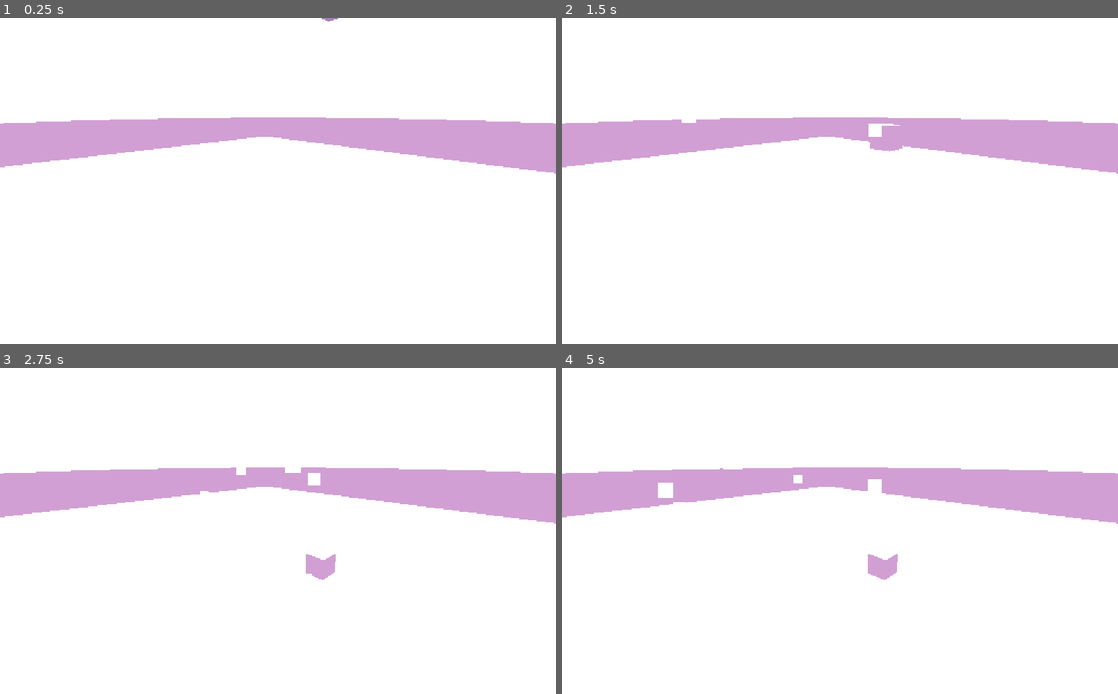
Above: before the commit, frames 1-4 (two rows, left to right).
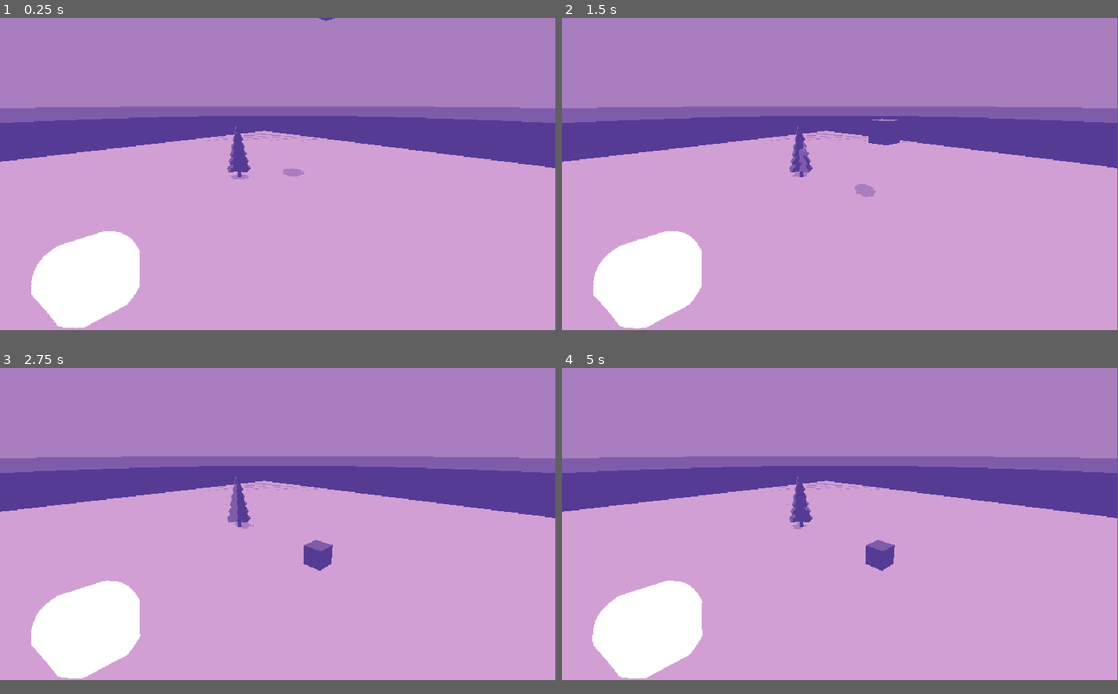
Above: after the commit, the same moments.

Repository: astrellon/GodotThing
Game: Godot game, scene res://main3d.tscn
Same seed, same stepped clock (60 frames per second), same inputs: the game is played once before the commit and once after it.
Inputs:
- Up to frame 1 (0.25 s): no input
- Up to frame 2 (1.5 s): hold Right (ui_right) 0.53-1.28 s; hold Down (ui_down) from 1.28 s (still down)
- Up to frame 3 (2.75 s): release Down (ui_down) at 2.03 s; hold Right (ui_right) from 2.03 s (still down)
- Up to frame 4 (5 s): release Right (ui_right) at 2.78 s; hold Up (ui_up) 2.78-3.53 s; hold Left (ui_left) from 3.53 s (still down)
In our replay, the window is 800x469 before the commit and 799x449 after it. These sizes can differ from the game's own. Grey fills any space a smaller window leaves; there, only what the larger window draws over its background counts as a difference.

The runs differ from the first frame. In frame 1, 90% of the frame differs, in the area x 0-100%, y 0-96%; in frame 2, 90%; in frame 3, 90%; in frame 4, 90%.

Commit message:
- Added a tree with moving light to test screen shader.

Diff:
--- /dev/null
+++ b/OmniLight.gd
@@ -0,0 +1,21 @@
+extends OmniLight
+
+# class member variables go here, for example:
+# var a = 2
+# var b = "textvar"
+
+func _ready():
+	# Called every time the node is added to the scene.
+	# Initialization here
+	pass
+
+var angle = atan2(self.translation.x, self.translation.z);
+var radius = sqrt(self.translation.x * self.translation.x + self.translation.z + self.translation.z);
+
+func _process(delta):
+#	# Called every frame. Delta is time since last frame.
+#	# Update game logic here.
+	angle += delta * 1.5;
+
+	self.translation.x = cos(angle) * radius;
+	self.translation.z = sin(angle) * radius;
--- a/main3d.tscn
+++ b/main3d.tscn
@@ -1,7 +1,9 @@
-[gd_scene load_steps=15 format=2]
+[gd_scene load_steps=19 format=2]
 
 [ext_resource path="res://models/box.obj" type="ArrayMesh" id=1]
 [ext_resource path="res://models/squarePixel.png" type="Texture" id=2]
+[ext_resource path="res://models/trees/tree.obj" type="ArrayMesh" id=3]
+[ext_resource path="res://OmniLight.gd" type="Script" id=4]
 
 [sub_resource type="SpatialMaterial" id=1]
 
@@ -54,11 +56,170 @@
 proximity_fade_enable = false
 distance_fade_enable = false
 
+[sub_resource type="BoxShape" id=2]
+
+extents = Vector3( 50, 1, 50 )
+
+[sub_resource type="CubeMesh" id=3]
+
+size = Vector3( 2, 2, 2 )
+subdivide_width = 0
+subdivide_height = 0
+subdivide_depth = 0
+
+[sub_resource type="SpatialMaterial" id=4]
+
+render_priority = 0
+flags_transparent = false
+flags_unshaded = false
+flags_vertex_lighting = false
+flags_no_depth_test = false
+flags_use_point_size = false
+flags_world_triplanar = false
+flags_fixed_size = false
+flags_albedo_tex_force_srgb = false
+vertex_color_use_as_albedo = false
+vertex_color_is_srgb = false
+params_diffuse_mode = 0
+params_specular_mode = 0
+params_blend_mode = 0
+params_cull_mode = 0
+params_depth_draw_mode = 0
+params_line_width = 1.0
+params_point_size = 1.0
+params_billboard_mode = 0
+params_grow = false
+params_use_alpha_scissor = false
+albedo_color = Color( 0.269531, 0.269531, 0.269531, 1 )
+metallic = 0.0
+metallic_specular = 0.5
+metallic_texture_channel = 0
+roughness = 0.0
+roughness_texture_channel = 0
+emission_enabled = false
+normal_enabled = false
+rim_enabled = false
+clearcoat_enabled = false
+anisotropy_enabled = false
+ao_enabled = false
+depth_enabled = false
+subsurf_scatter_enabled = false
+transmission_enabled = false
+refraction_enabled = false
+detail_enabled = false
+uv1_scale = Vector3( 1, 1, 1 )
+uv1_offset = Vector3( 0, 0, 0 )
+uv1_triplanar = false
+uv1_triplanar_sharpness = 1.0
+uv2_scale = Vector3( 1, 1, 1 )
+uv2_offset = Vector3( 0, 0, 0 )
+uv2_triplanar = false
+uv2_triplanar_sharpness = 1.0
+proximity_fade_enable = false
+distance_fade_enable = false
+_sections_unfolded = [ "Albedo" ]
+
 [sub_resource type="BoxShape" id=5]
 
-extents = Vector3( 50, 1, 50 )
-
-[sub_resource type="ProceduralSky" id=7]
+extents = Vector3( 1, 1, 1 )
+
+[sub_resource type="ParticlesMaterial" id=6]
+
+render_priority = 0
+trail_divisor = 1
+emission_shape = 1
+emission_sphere_radius = 8.0
+flag_align_y = false
+flag_rotate_y = false
+flag_disable_z = false
+spread = 45.0
+flatness = 0.0
+gravity = Vector3( 0, 0, 0 )
+initial_velocity = 1.0
+initial_velocity_random = 0.0
+angular_velocity = 0.0
+angular_velocity_random = 0.0
+linear_accel = 0.0
+linear_accel_random = 0.0
+radial_accel = 0.0
+radial_accel_random = 0.0
+tangential_accel = 0.0
+tangential_accel_random = 0.0
+damping = 0.0
+damping_random = 0.0
+angle = 0.0
+angle_random = 0.0
+scale = 1.0
+scale_random = 0.0
+color = Color( 1, 1, 1, 1 )
+hue_variation = 0.0
+hue_variation_random = 0.0
+anim_speed = 0.0
+anim_speed_random = 0.0
+anim_offset = 0.0
+anim_offset_random = 0.0
+anim_loop = false
+_sections_unfolded = [ "Color", "Flags", "Gravity" ]
+
+[sub_resource type="SpatialMaterial" id=7]
+
+render_priority = 0
+flags_transparent = true
+flags_unshaded = true
+flags_vertex_lighting = false
+flags_no_depth_test = false
+flags_use_point_size = false
+flags_world_triplanar = false
+flags_fixed_size = false
+flags_albedo_tex_force_srgb = false
+vertex_color_use_as_albedo = false
+vertex_color_is_srgb = false
+params_diffuse_mode = 0
+params_specular_mode = 4
+params_blend_mode = 1
+params_cull_mode = 0
+params_depth_draw_mode = 0
+params_line_width = 1.0
+params_point_size = 1.0
+params_billboard_mode = 1
+params_grow = false
+params_use_alpha_scissor = false
+albedo_color = Color( 1, 1, 1, 1 )
+albedo_texture = ExtResource( 2 )
+metallic = 0.0
+metallic_specular = 0.5
+metallic_texture_channel = 0
+roughness = 0.0
+roughness_texture_channel = 0
+emission_enabled = false
+normal_enabled = false
+rim_enabled = false
+clearcoat_enabled = false
+anisotropy_enabled = false
+ao_enabled = false
+depth_enabled = false
+subsurf_scatter_enabled = false
+transmission_enabled = false
+refraction_enabled = false
+detail_enabled = false
+uv1_scale = Vector3( 1, 1, 1 )
+uv1_offset = Vector3( 0, 0, 0 )
+uv1_triplanar = false
+uv1_triplanar_sharpness = 1.0
+uv2_scale = Vector3( 1, 1, 1 )
+uv2_offset = Vector3( 0, 0, 0 )
+uv2_triplanar = false
+uv2_triplanar_sharpness = 1.0
+proximity_fade_enable = false
+distance_fade_enable = false
+_sections_unfolded = [ "Albedo", "Flags", "Parameters", "Vertex Color" ]
+
+[sub_resource type="QuadMesh" id=8]
+
+material = SubResource( 7 )
+size = Vector2( 1, 1 )
+
+[sub_resource type="ProceduralSky" id=9]
 
 radiance_size = 4
 sky_top_color = Color( 0.0470588, 0.454902, 0.976471, 1 )
@@ -159,15 +320,50 @@
 adjustment_saturation = 1.0
 _sections_unfolded = [ "Ambient Light", "Background" ]
 
-[sub_resource type="CubeMesh" id=2]
-
-size = Vector3( 2, 2, 2 )
-subdivide_width = 0
-subdivide_height = 0
-subdivide_depth = 0
-
-[sub_resource type="SpatialMaterial" id=3]
-
+[sub_resource type="ViewportTexture" id=11]
+
+resource_local_to_scene = true
+flags = 0
+viewport_path = NodePath("Viewport")
+
+[sub_resource type="Shader" id=12]
+
+code = "shader_type canvas_item;
+
+uniform vec4 color_0 = vec4(0, 0, 0, 1);
+uniform vec4 color_1 = vec4(0.25, 0.25, 0.25, 1);
+uniform vec4 color_2 = vec4(0.5, 0.5, 0.5, 1);
+uniform vec4 color_3 = vec4(0.75, 0.75, 0.75, 1);
+uniform vec4 color_4 = vec4(1, 1, 1, 1);
+
+float to_greyscale(vec4 colour)
+{
+	//return (colour.r + colour.g + colour.b) / 3.0;
+	return 0.2126 * colour.r + 0.7152 * colour.g + 0.0722 * colour.b;
+}
+
+void fragment()
+{
+	vec4 col = texture(SCREEN_TEXTURE, SCREEN_UV);
+	float greyscale = to_greyscale(col);
+	COLOR = greyscale > 0.8 ? color_4 : (greyscale > 0.625 ? color_3 : (greyscale > 0.375 ? color_2 : ( greyscale > 0.125  ? color_1: color_0)));
+}"
+_sections_unfolded = [ "Resource" ]
+
+[sub_resource type="ShaderMaterial" id=13]
+
+render_priority = 0
+shader = SubResource( 12 )
+shader_param/color_0 = Plane( 0.341176, 0.235294, 0.588235, 1 )
+shader_param/color_1 = Plane( 0.501961, 0.364706, 0.670588, 1 )
+shader_param/color_2 = Plane( 0.662745, 0.498039, 0.752941, 1 )
+shader_param/color_3 = Plane( 0.823529, 0.627451, 0.835294, 1 )
+shader_param/color_4 = Plane( 1, 1, 1, 1 )
+_sections_unfolded = [ "shader_param" ]
+
+[sub_resource type="SpatialMaterial" id=14]
+
+resource_name = "mat1.001"
 render_priority = 0
 flags_transparent = false
 flags_unshaded = false
@@ -179,7 +375,7 @@
 flags_albedo_tex_force_srgb = false
 vertex_color_use_as_albedo = false
 vertex_color_is_srgb = false
-params_diffuse_mode = 0
+params_diffuse_mode = 4
 params_specular_mode = 0
 params_blend_mode = 0
 params_cull_mode = 0
@@ -189,11 +385,11 @@
 params_billboard_mode = 0
 params_grow = false
 params_use_alpha_scissor = false
-albedo_color = Color( 0.269531, 0.269531, 0.269531, 1 )
-metallic = 0.0
-metallic_specular = 0.5
+albedo_color = Color( 0.131321, 0.246094, 0.0480652, 1 )
+metallic = 1.0
+metallic_specular = 1.0
 metallic_texture_channel = 0
-roughness = 0.0
+roughness = 0.5
 roughness_texture_channel = 0
 emission_enabled = false
 normal_enabled = false
@@ -216,142 +412,7 @@
 uv2_triplanar_sharpness = 1.0
 proximity_fade_enable = false
 distance_fade_enable = false
-_sections_unfolded = [ "Albedo" ]
-
-[sub_resource type="BoxShape" id=4]
-
-extents = Vector3( 1, 1, 1 )
-
-[sub_resource type="Shader" id=8]
-
-code = "shader_type canvas_item;
-
-uniform vec4 color_0 = vec4(0, 0, 0, 1);
-uniform vec4 color_1 = vec4(0.25, 0.25, 0.25, 1);
-uniform vec4 color_2 = vec4(0.5, 0.5, 0.5, 1);
-uniform vec4 color_3 = vec4(0.75, 0.75, 0.75, 1);
-uniform vec4 color_4 = vec4(1, 1, 1, 1);
-
-float to_greyscale(vec4 colour)
-{
-	//return (colour.r + colour.g + colour.b) / 3.0;
-	return 0.2126 * colour.r + 0.7152 * colour.g + 0.0722 * colour.b;
-}
-
-void fragment()
-{
-	vec4 col = texture(SCREEN_TEXTURE, SCREEN_UV);
-	float greyscale = to_greyscale(col);
-	COLOR = greyscale > 0.875 ? color_4 : (greyscale > 0.625 ? color_3 : (greyscale > 0.375 ? color_2 : ( greyscale > 0.125  ? color_1: color_0)));
-}"
-_sections_unfolded = [ "Resource" ]
-
-[sub_resource type="ShaderMaterial" id=13]
-
-render_priority = 0
-shader = SubResource( 8 )
-shader_param/color_0 = Plane( 0.341176, 0.235294, 0.588235, 1 )
-shader_param/color_1 = Plane( 0.501961, 0.364706, 0.670588, 1 )
-shader_param/color_2 = Plane( 0.662745, 0.498039, 0.752941, 1 )
-shader_param/color_3 = Plane( 0.823529, 0.627451, 0.835294, 1 )
-shader_param/color_4 = null
-_sections_unfolded = [ "shader_param" ]
-
-[sub_resource type="ParticlesMaterial" id=10]
-
-render_priority = 0
-trail_divisor = 1
-emission_shape = 1
-emission_sphere_radius = 8.0
-flag_align_y = false
-flag_rotate_y = false
-flag_disable_z = false
-spread = 45.0
-flatness = 0.0
-gravity = Vector3( 0, 0, 0 )
-initial_velocity = 1.0
-initial_velocity_random = 0.0
-angular_velocity = 0.0
-angular_velocity_random = 0.0
-linear_accel = 0.0
-linear_accel_random = 0.0
-radial_accel = 0.0
-radial_accel_random = 0.0
-tangential_accel = 0.0
-tangential_accel_random = 0.0
-damping = 0.0
-damping_random = 0.0
-angle = 0.0
-angle_random = 0.0
-scale = 1.0
-scale_random = 0.0
-color = Color( 1, 1, 1, 1 )
-hue_variation = 0.0
-hue_variation_random = 0.0
-anim_speed = 0.0
-anim_speed_random = 0.0
-anim_offset = 0.0
-anim_offset_random = 0.0
-anim_loop = false
-_sections_unfolded = [ "Color", "Flags", "Gravity" ]
-
-[sub_resource type="SpatialMaterial" id=11]
-
-render_priority = 0
-flags_transparent = true
-flags_unshaded = true
-flags_vertex_lighting = false
-flags_no_depth_test = false
-flags_use_point_size = false
-flags_world_triplanar = false
-flags_fixed_size = false
-flags_albedo_tex_force_srgb = false
-vertex_color_use_as_albedo = false
-vertex_color_is_srgb = false
-params_diffuse_mode = 0
-params_specular_mode = 4
-params_blend_mode = 1
-params_cull_mode = 0
-params_depth_draw_mode = 0
-params_line_width = 1.0
-params_point_size = 1.0
-params_billboard_mode = 1
-params_grow = false
-params_use_alpha_scissor = false
-albedo_color = Color( 1, 1, 1, 1 )
-albedo_texture = ExtResource( 2 )
-metallic = 0.0
-metallic_specular = 0.5
-metallic_texture_channel = 0
-roughness = 0.0
-roughness_texture_channel = 0
-emission_enabled = false
-normal_enabled = false
-rim_enabled = false
-clearcoat_enabled = false
-anisotropy_enabled = false
-ao_enabled = false
-depth_enabled = false
-subsurf_scatter_enabled = false
-transmission_enabled = false
-refraction_enabled = false
-detail_enabled = false
-uv1_scale = Vector3( 1, 1, 1 )
-uv1_offset = Vector3( 0, 0, 0 )
-uv1_triplanar = false
-uv1_triplanar_sharpness = 1.0
-uv2_scale = Vector3( 1, 1, 1 )
-uv2_offset = Vector3( 0, 0, 0 )
-uv2_triplanar = false
-uv2_triplanar_sharpness = 1.0
-proximity_fade_enable = false
-distance_fade_enable = false
-_sections_unfolded = [ "Albedo", "Flags", "Parameters", "Vertex Color" ]
-
-[sub_resource type="QuadMesh" id=12]
-
-material = SubResource( 11 )
-size = Vector2( 1, 1 )
+_sections_unfolded = [ "Albedo", "Detail", "Metallic", "Parameters", "Refraction", "Roughness" ]
 
 [node name="Node" type="Node" index="0"]
 
@@ -403,26 +464,10 @@
 
 [node name="CollisionShape" type="CollisionShape" parent="RigidBody2" index="1"]
 
-shape = SubResource( 5 )
+shape = SubResource( 2 )
 disabled = false
 
-[node name="Camera" type="Camera" parent="." index="1"]
-
-transform = Transform( 0.703053, 0.21755, -0.677044, 0, 0.952058, 0.305919, 0.711138, -0.215077, 0.669347, -9.33725, 11.6604, 15.9309 )
-keep_aspect = 1
-cull_mask = 1048575
-environment = SubResource( 6 )
-h_offset = 0.0
-v_offset = 0.0
-doppler_tracking = 0
-projection = 0
-current = true
-fov = 70.0
-size = 1.0
-near = 0.05
-far = 100.0
-
-[node name="RigidBody" type="RigidBody" parent="." index="2"]
+[node name="RigidBody" type="RigidBody" parent="." index="1"]
 
 transform = Transform( 1, 0, 0, 0, 1, 0, 0, 0, 1, 7.7846, 19.3452, 4.61957 )
 input_ray_pickable = true
@@ -463,17 +508,17 @@
 lod_min_hysteresis = 0.0
 lod_max_distance = 0.0
 lod_max_hysteresis = 0.0
-mesh = SubResource( 2 )
+mesh = SubResource( 3 )
 skeleton = NodePath("..")
-material/0 = SubResource( 3 )
+material/0 = SubResource( 4 )
 _sections_unfolded = [ "Geometry", "LOD", "material" ]
 
 [node name="CollisionShape" type="CollisionShape" parent="RigidBody" index="1"]
 
-shape = SubResource( 4 )
+shape = SubResource( 5 )
 disabled = false
 
-[node name="DirectionalLight" type="DirectionalLight" parent="." index="3"]
+[node name="DirectionalLight" type="DirectionalLight" parent="." index="2"]
 
 transform = Transform( 0.790181, 0.473264, -0.389404, 0.0128047, 0.622486, 0.782526, 0.61274, -0.623323, 0.485817, -16.3908, 24.5135, 0 )
 layers = 1
@@ -501,26 +546,10 @@
 directional_shadow_max_distance = 200.0
 _sections_unfolded = [ "Light", "Shadow" ]
 
-[node name="ColorRect" type="ColorRect" parent="." index="4"]
-
-material = SubResource( 13 )
-anchor_left = 0.0
-anchor_top = 0.0
-anchor_right = 1.0
-anchor_bottom = 1.0
-margin_right = 7.0
-margin_bottom = 5.0
-rect_pivot_offset = Vector2( 0, 0 )
-mouse_filter = 0
-mouse_default_cursor_shape = 0
-size_flags_horizontal = 1
-size_flags_vertical = 1
-color = Color( 1, 1, 1, 1 )
-_sections_unfolded = [ "Focus", "Hint", "Material", "Mouse", "Rect", "Size Flags", "Theme" ]
-
-[node name="Particles" type="Particles" parent="." index="5"]
+[node name="Particles" type="Particles" parent="." index="3"]
 
 transform = Transform( 1, 0, 0, 0, 1, 0, 0, 0, 1, 0, 6.32245, 0 )
+visible = false
 layers = 1
 material_override = null
 cast_shadow = 0
@@ -543,7 +572,123 @@
 visibility_aabb = AABB( -4, -4, -4, 8, 8, 8 )
 local_coords = false
 draw_order = 0
-process_material = SubResource( 10 )
+process_material = SubResource( 6 )
 draw_passes = 1
-draw_pass_1 = SubResource( 12 )
+draw_pass_1 = SubResource( 8 )
 _sections_unfolded = [ "Draw Passes", "Drawing", "Geometry", "LOD", "Process Material", "Time" ]
+
+[node name="Viewport" type="Viewport" parent="." index="4"]
+
+arvr = false
+size = Vector2( 640, 360 )
+own_world = false
+world = null
+transparent_bg = false
+msaa = 0
+hdr = true
+disable_3d = false
+usage = 2
+debug_draw = 0
+render_target_v_flip = true
+render_target_clear_mode = 0
+render_target_update_mode = 2
+audio_listener_enable_2d = false
+audio_listener_enable_3d = false
+physics_object_picking = false
+gui_disable_input = false
+gui_snap_controls_to_pixels = true
+shadow_atlas_size = 32
+shadow_atlas_quad_0 = 2
+shadow_atlas_quad_1 = 2
+shadow_atlas_quad_2 = 3
+shadow_atlas_quad_3 = 4
+_sections_unfolded = [ "Render Target", "Rendering", "Shadow Atlas" ]
+
+[node name="Camera" type="Camera" parent="Viewport" index="0"]
+
+transform = Transform( 0.703053, 0.21755, -0.677044, 0, 0.952058, 0.305919, 0.711138, -0.215077, 0.669347, -9.33725, 11.6604, 15.9309 )
+keep_aspect = 1
+cull_mask = 1048575
+environment = SubResource( 10 )
+h_offset = 0.0
+v_offset = 0.0
+doppler_tracking = 0
+projection = 0
+current = true
+fov = 70.0
+size = 1.0
+near = 0.05
+far = 100.0
+
+[node name="TextureRect" type="TextureRect" parent="." index="5"]
+
+anchor_left = 0.0
+anchor_top = 0.0
+anchor_right = 1.0
+anchor_bottom = 1.0
+rect_pivot_offset = Vector2( 0, 0 )
+mouse_filter = 1
+mouse_default_cursor_shape = 0
+size_flags_horizontal = 1
+size_flags_vertical = 1
+texture = SubResource( 11 )
+expand = true
+stretch_mode = 0
+_sections_unfolded = [ "Anchor", "Focus", "Grow Direction", "Hint", "Margin", "Material", "Mouse", "Rect", "Size Flags", "Theme", "Visibility" ]
+
+[node name="ColorRect" type="ColorRect" parent="." index="6"]
+
+material = SubResource( 13 )
+anchor_left = 0.0
+anchor_top = 0.0
+anchor_right = 1.0
+anchor_bottom = 1.0
+rect_pivot_offset = Vector2( 0, 0 )
+mouse_filter = 0
+mouse_default_cursor_shape = 0
+size_flags_horizontal = 1
+size_flags_vertical = 1
+color = Color( 1, 1, 1, 1 )
+_sections_unfolded = [ "Focus", "Hint", "Material", "Mouse", "Rect", "Size Flags", "Theme" ]
+
+[node name="MeshInstance" type="MeshInstance" parent="." index="7"]
+
+transform = Transform( 1, 0, 0, 0, 1, 0, 0, 0, 1, 9.3917, 1.21123, -11.3888 )
+layers = 1
+material_override = null
+cast_shadow = 1
+extra_cull_margin = 0.0
+use_in_baked_light = false
+lod_min_distance = 0.0
+lod_min_hysteresis = 0.0
+lod_max_distance = 0.0
+lod_max_hysteresis = 0.0
+mesh = ExtResource( 3 )
+skeleton = NodePath("..")
+material/0 = null
+material/1 = SubResource( 14 )
+_sections_unfolded = [ "material" ]
+
+[node name="OmniLight" type="OmniLight" parent="MeshInstance" index="0"]
+
+transform = Transform( 1, 0, 0, 0, 1, 0, 0, 0, 1, -1.92215, 4.77424, 1.6797 )
+layers = 1
+light_color = Color( 1, 1, 1, 1 )
+light_energy = 3.0
+light_indirect_energy = 1.0
+light_negative = false
+light_specular = 1.0
+light_bake_mode = 1
+light_cull_mask = -1
+shadow_enabled = true
+shadow_color = Color( 0, 0, 0, 1 )
+shadow_bias = 0.15
+shadow_contact = 0.0
+shadow_reverse_cull_face = false
+editor_only = false
+omni_range = 6.04031
+omni_attenuation = 1.0
+omni_shadow_mode = 1
+omni_shadow_detail = 1
+script = ExtResource( 4 )
+_sections_unfolded = [ "Editor", "Light", "Shadow", "Transform" ]
--- a/project.godot
+++ b/project.godot
@@ -16,8 +16,8 @@
 
 [display]
 
-window/stretch/mode="viewport"
-window/stretch/shrink="2"
+window/size/width=1920
+window/size/height=1080
 
 [rendering]
 
Not shown: 1 places in main3d.tscn that only renumber resources
Not shown, added: models/trees/tree.mtl
Not shown, added: models/trees/tree.obj
Not shown, added: models/trees/tree.obj.import
Not shown, added: models/trees/tree_snow.obj
Not shown, added: models/trees/tree_snow.obj.import
